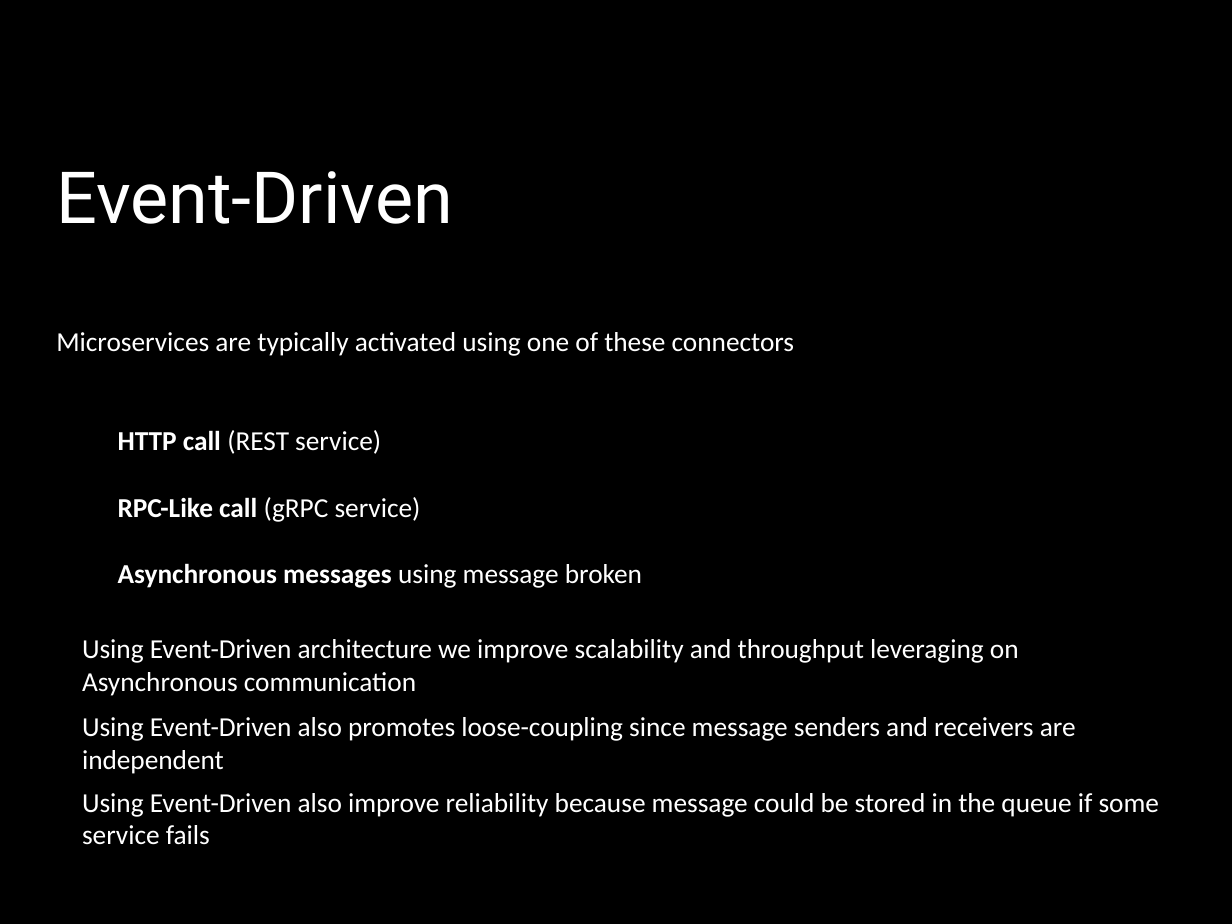
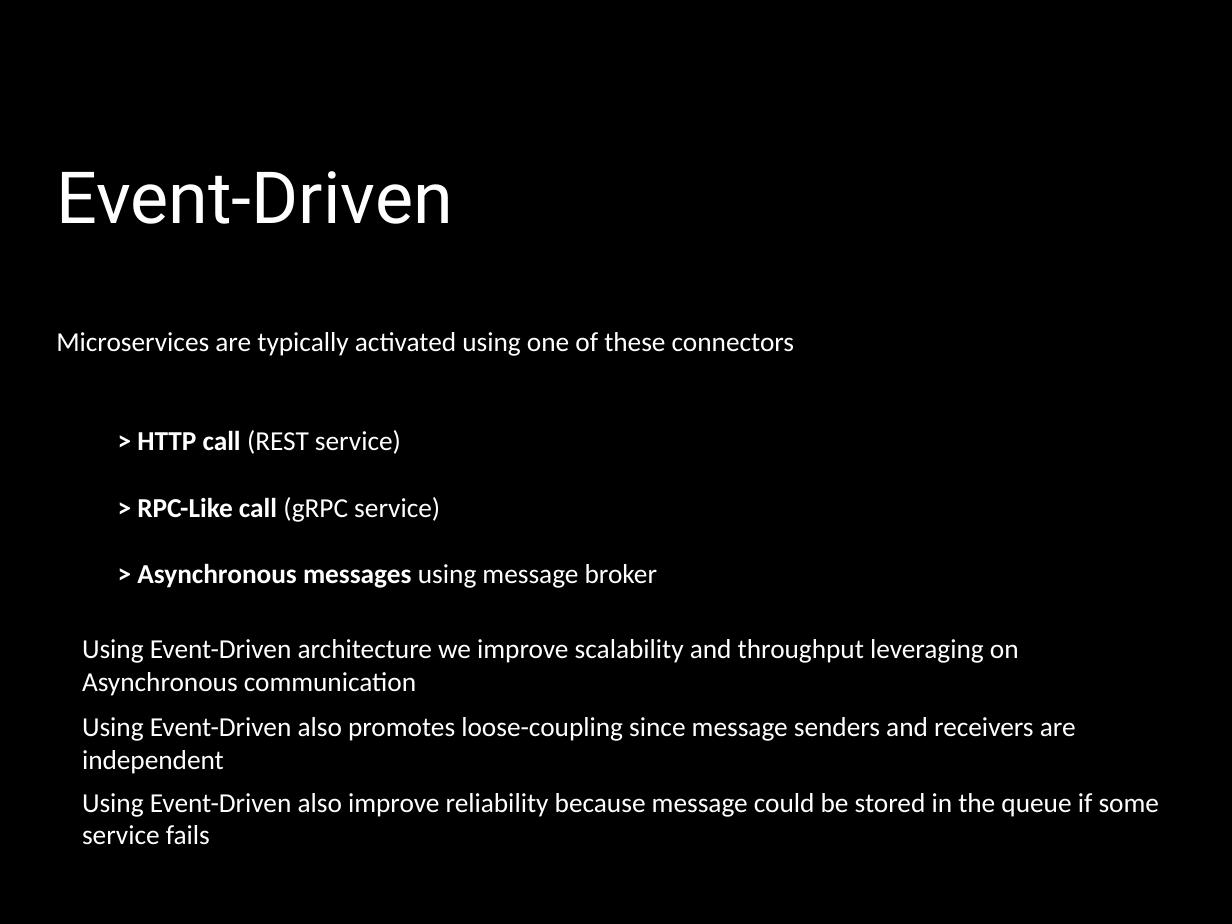
Before and after one commit to FrancoMelandri/SOLID, a slide deck: slide 46 of docs/solid.pptx. Drawn at 1232x924 pixels with LibreOffice and Linux fonts; fonts in the diff are those of the drawing. Boxes give left, top, right and bottom in pixels: in the first picture for what was removed or moved away, otherwise in the second. Text is boxed around its words. In the diff, an @@ line names an element or a change of style, - is before the commit and + after.

```diff
--- a/docs/solid.pptx
+++ b/docs/solid.pptx
@@ text at box(137, 430, 401, 454): text changed @@
-HTTP call (REST service)
+> HTTP call (REST service)
@@ text at box(137, 497, 440, 522): text changed; bold on @@
-RPC-Like call (gRPC service)
+> RPC-Like call (gRPC service)
@@ text at box(137, 563, 657, 588): text changed @@
-Asynchronous messages using message broken
+> Asynchronous messages using message broker
```
Also in this commit, not shown: 4 other slides changed.
